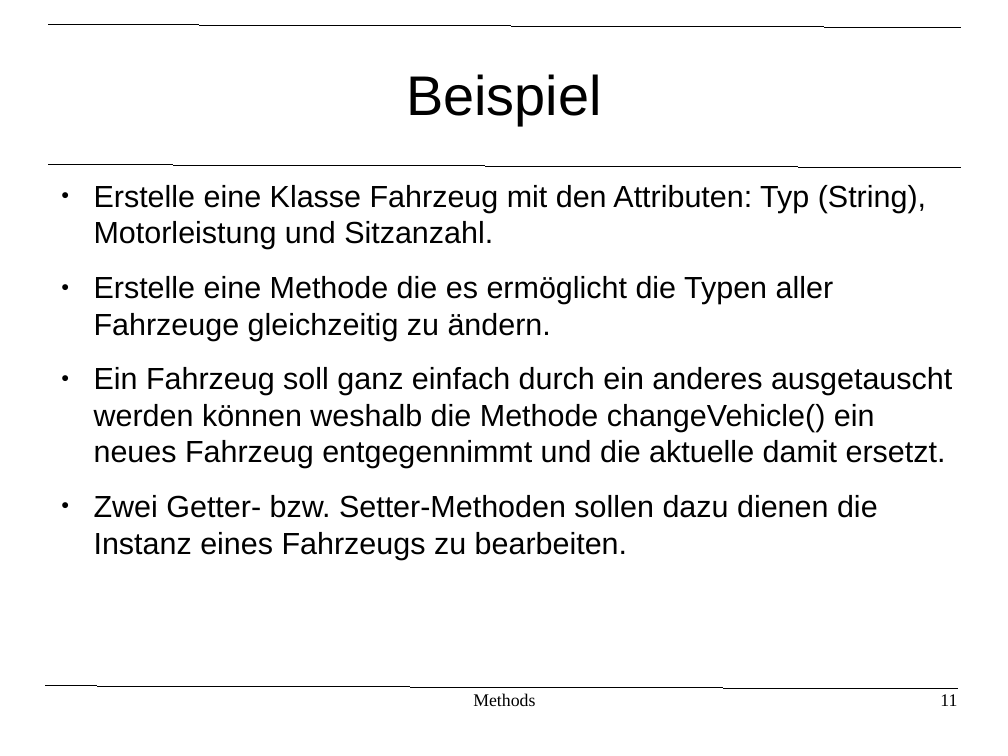
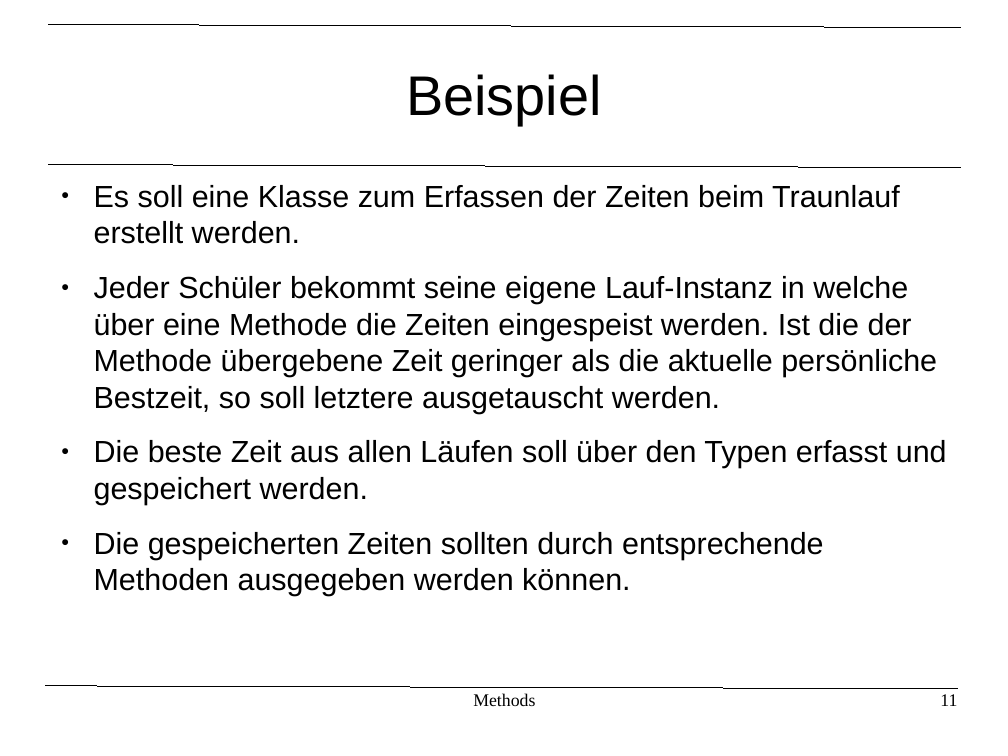
Before and after one commit to BauePhil/SEW5, a slide deck: slide 11 of Folien/11_Methods.odp. Drawn at 1008x756 pixels with LibreOffice and Linux fonts; fonts in the diff are those of the drawing. Boxes give left, top, right and bottom in pixels: in the first picture for what was removed or moved away, otherwise in the second. Text is boxed around its words. In the diff, an @@ line names an element or a change of style, - is before the commit and + after.

Commit message:
Verbesserungen an der Präsentation

```diff
--- a/Folien/11_Methods.odp
+++ b/Folien/11_Methods.odp
@@ text at bbox=[94, 185, 947, 596]: text changed @@
-● Erstelle eine Klasse Fahrzeug mit den Attributen: Typ (String), Motorleistung und Sitzanzahl.
-● Erstelle eine Methode die es ermöglicht die Typen aller Fahrzeuge gleichzeitig zu ändern.
-● Ein Fahrzeug soll ganz einfach durch ein anderes ausgetauscht werden können weshalb die Methode changeVehicle() ein neues Fahrzeug entgegennimmt und die aktuelle damit ersetzt.
-● Zwei Getter- bzw. Setter-Methoden sollen dazu dienen die Instanz eines Fahrzeugs zu bearbeiten.
+● Es soll eine Klasse zum Erfassen der Zeiten beim Traunlauf erstellt werden.
+● Jeder Schüler bekommt seine eigene Lauf-Instanz in welche über eine Methode die Zeiten eingespeist werden. Ist die der Methode übergebene Zeit geringer als die aktuelle persönliche Bestzeit, so soll letztere ausgetauscht werden.
+● Die beste Zeit aus allen Läufen soll über den Typen erfasst und gespeichert werden.
+● Die gespeicherten Zeiten sollten durch entsprechende Methoden ausgegeben werden können.
```
Also in this commit, not shown: 1 other file.
